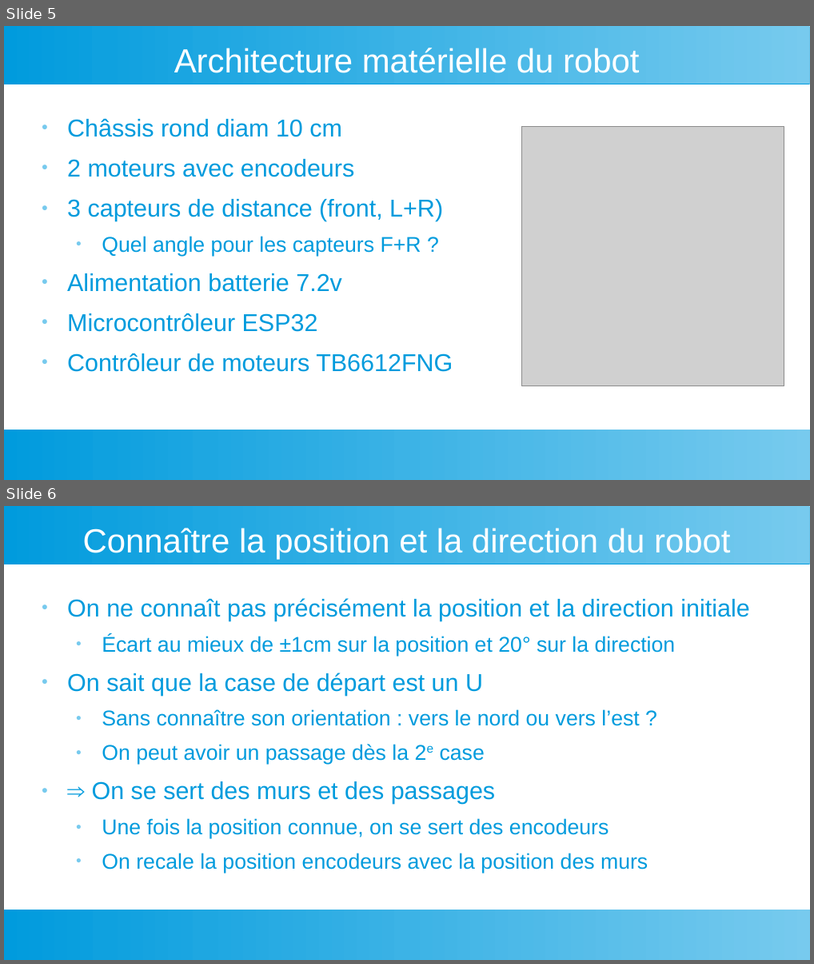
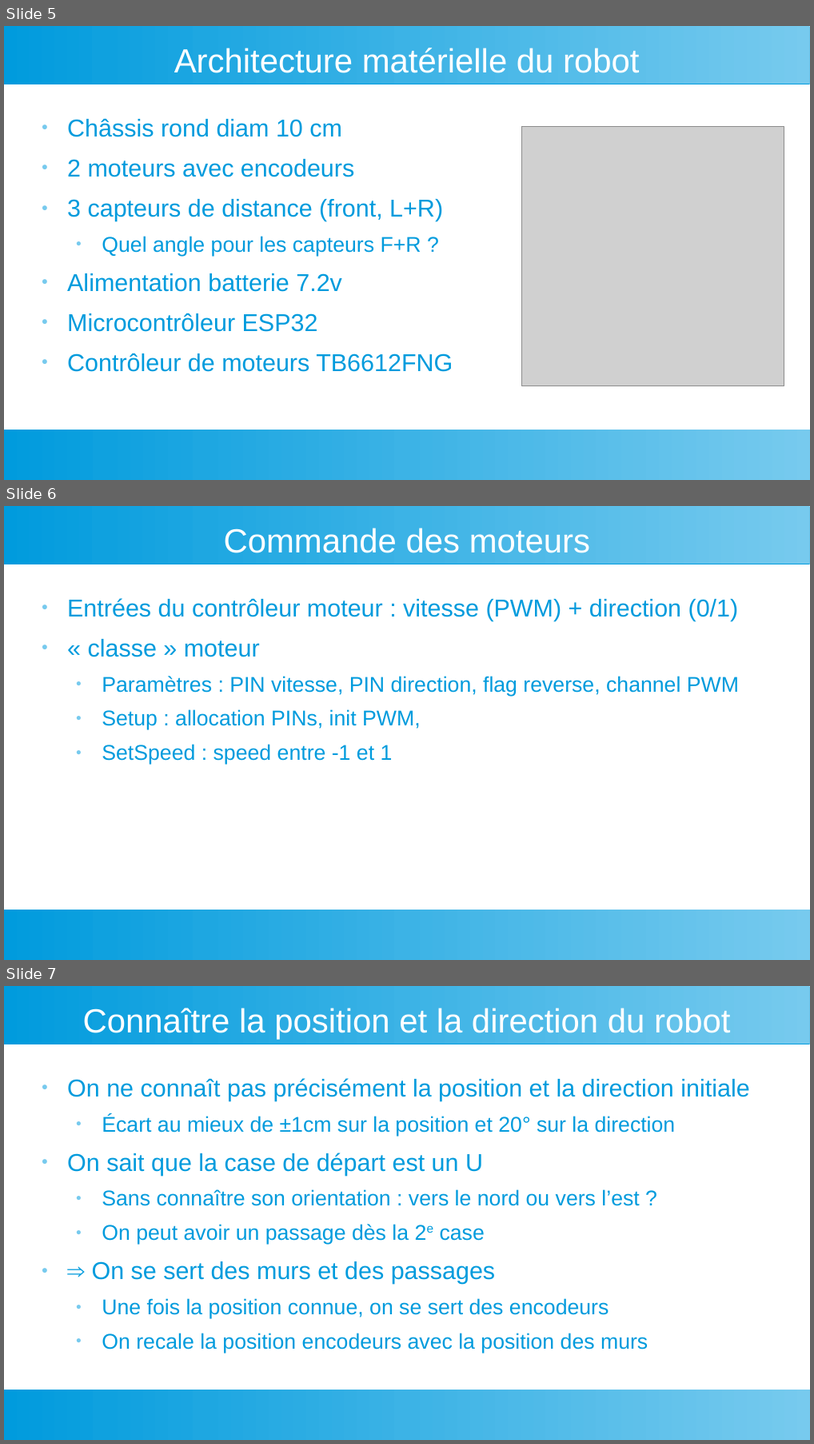
Before and after one commit to LaFabrickMassy/Projet-Fablab, a slide deck: Robotique/Micromouse/Micromouse.odp. Shown one above the other, each under a label of ours: slides 5 and 6 before the commit, slides 5, 6 and 7 after it. The pictures are 814x964 and 814x1444 pixels, drawn with LibreOffice and Linux fonts; fonts in the diff are those of the drawing; grey boxes stand for pictures. Boxes give left, top, right and bottom in pixels: in the first picture for what was removed or moved away, otherwise in the second. Text is boxed around its words. In the diff, an @@ line names an element or a change of style, - is before the commit and + after.

```diff
--- a/Robotique/Micromouse/Micromouse.odp
+++ b/Robotique/Micromouse/Micromouse.odp
@@ slide 6 added at (4,506,810,960), background #FFFFFF; not listed: 2 template elements that a slide beside it also shows @@
@@ title added at (224,528,590,553), 33 pt, text #FFFFFF @@
+Commande des moteurs
@@ text added at (67,598,739,764), 21 pt, text #009BDD @@
+● Entrées du contrôleur moteur : vitesse (PWM) + direction (0/1)
+● « classe » moteur
+  ● Paramètres : PIN vitesse, PIN direction, flag reverse, channel PWM
+  ● Setup : allocation PINs, init PWM,
+  ● SetSpeed : speed entre -1 et 1
@@ what was slide 6 is now slide 7 @@
```
Also in this commit, not shown: 5 other slides added.
